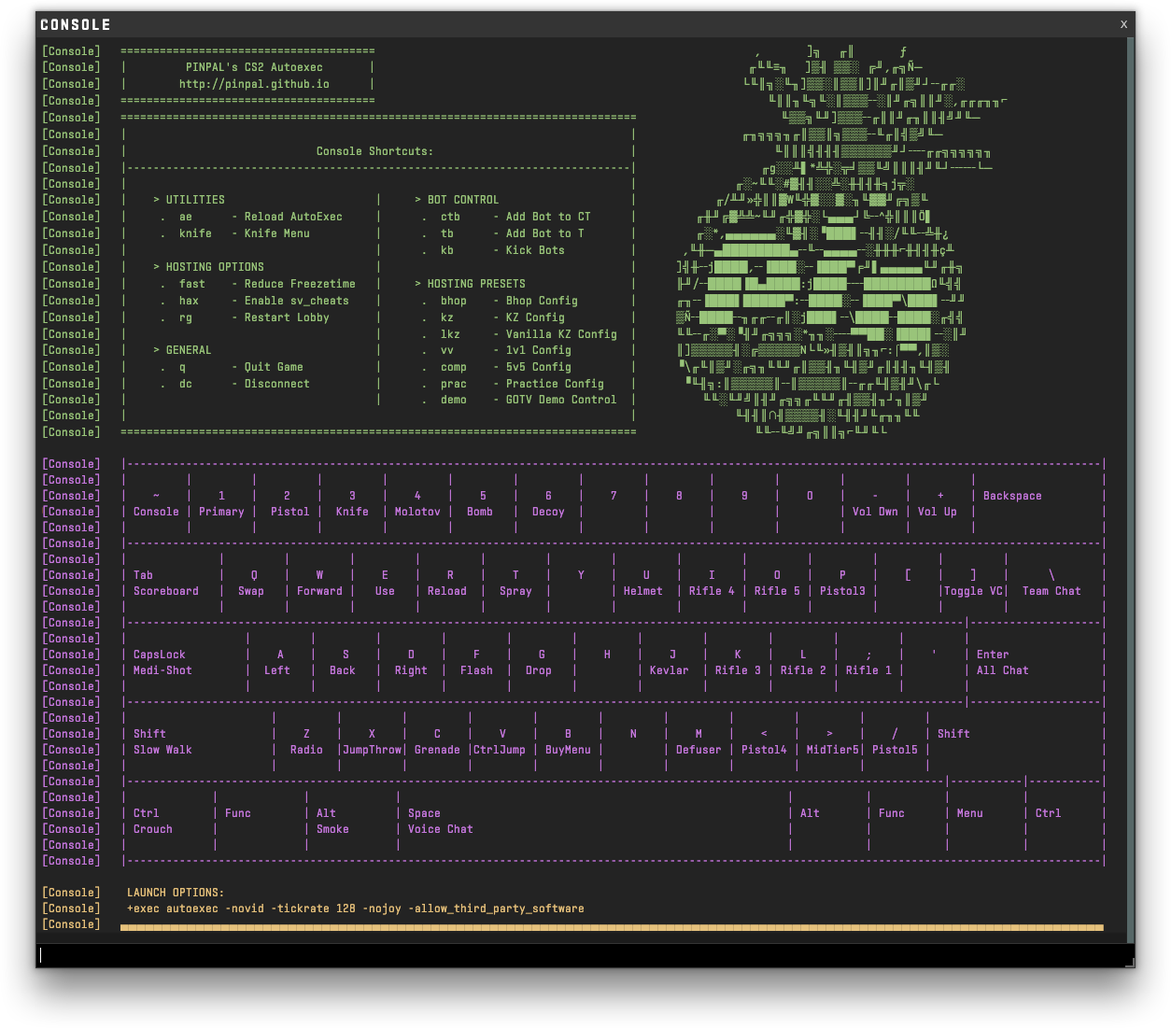
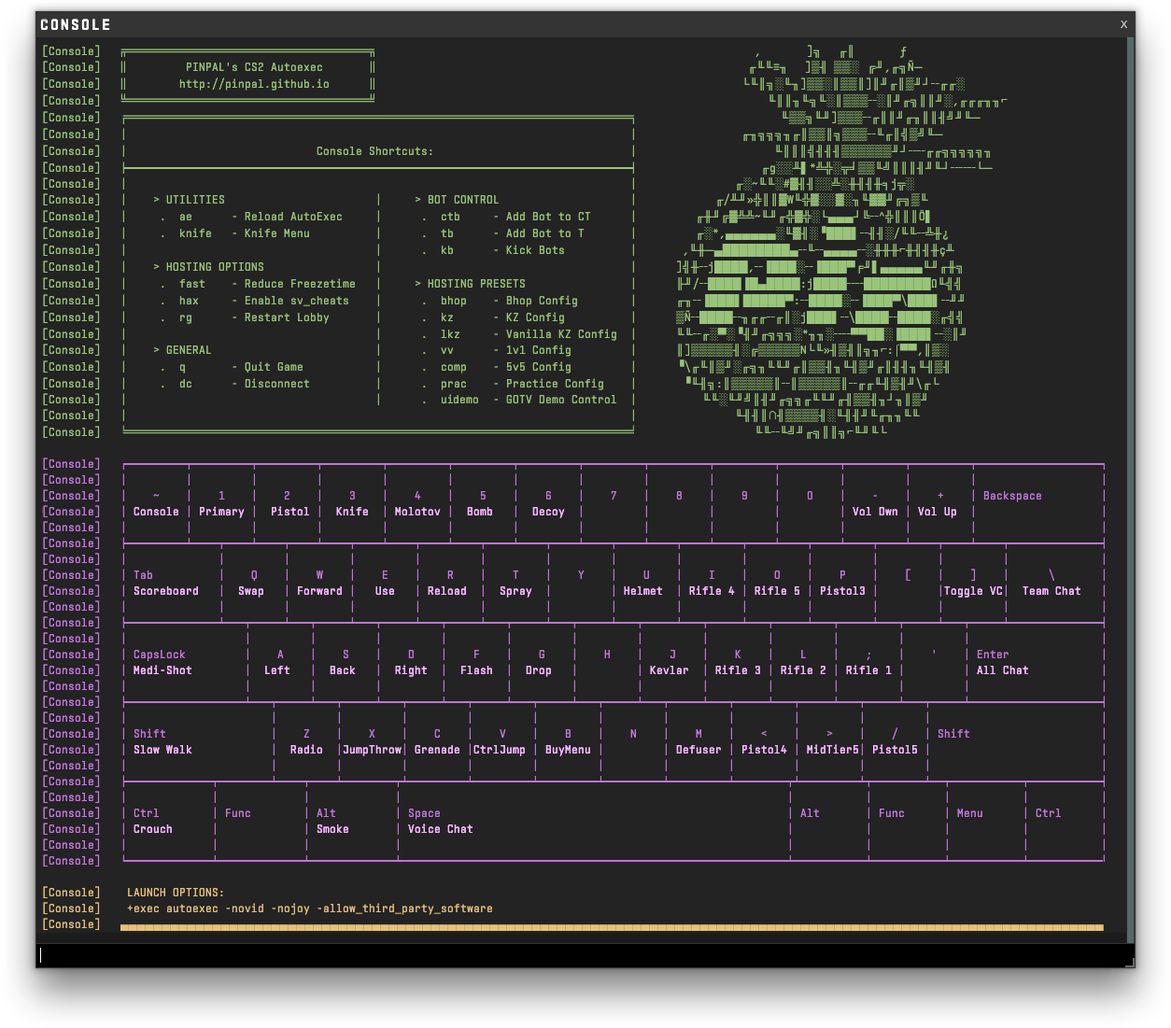
Layer changes from the first (1171, 1028) image to the second:
painted on "Console Text" over box(120, 48, 1105, 915)
